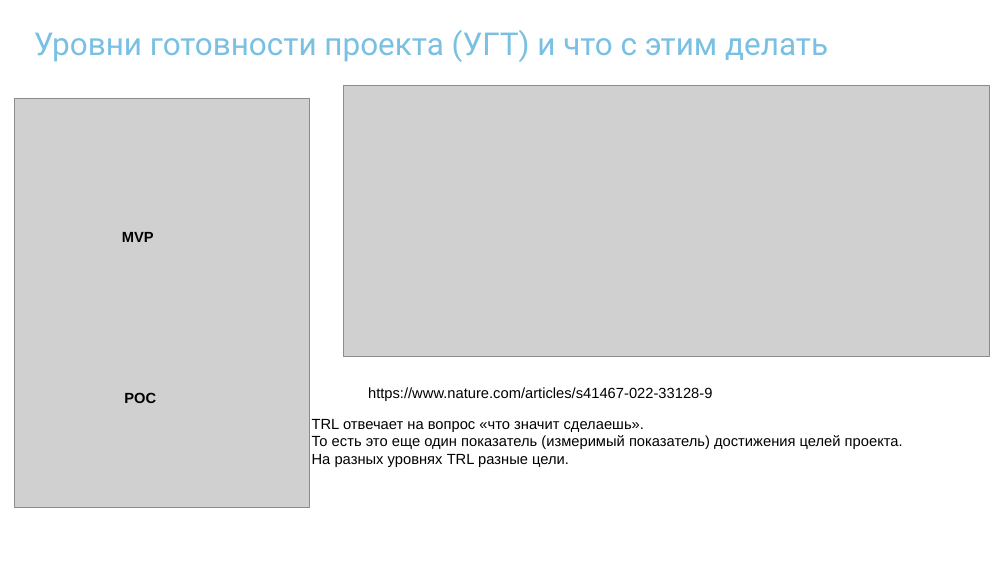
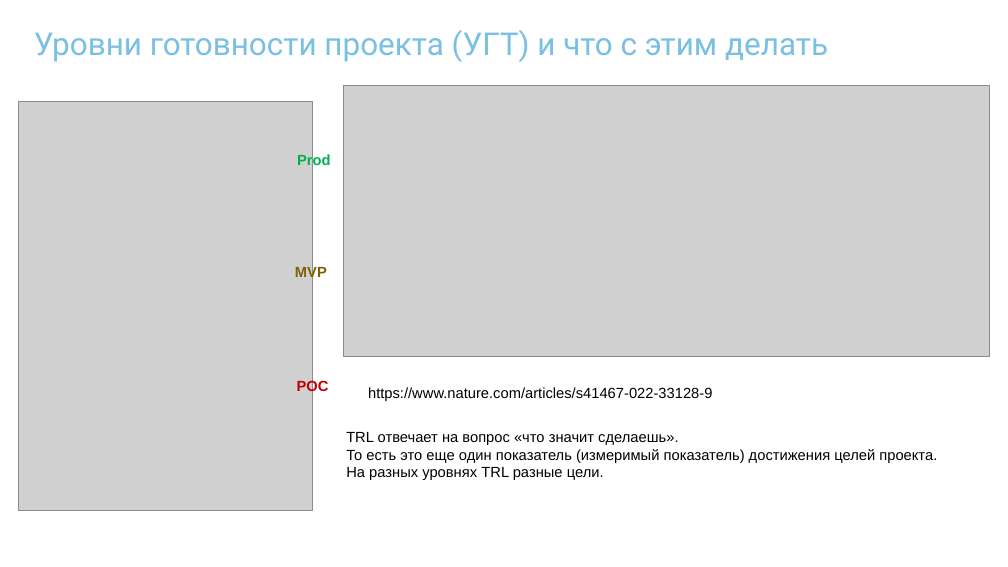
Before and after one commit to MVRonkin/MLSystemDesignCourse, a slide deck: slide 7 of 2024/06_Цели проектов ИИ.pptx. Drawn at 1008x567 pixels with LibreOffice and Linux fonts; fonts in the diff are those of the drawing; grey boxes stand for pictures. Boxes give left, top, right and bottom in pixels: in the first picture for what was removed or moved away, otherwise in the second. Text is boxed around its words. In the diff, an @@ line names an element or a change of style, - is before the commit and + after.

```diff
--- a/2024/06_Цели проектов ИИ.pptx
+++ b/2024/06_Цели проектов ИИ.pptx
@@ picture: place and size @@
-picture at (14,98,309,507)
+picture at (18,101,313,510)
@@ text added at (297,153,330,168), 14 pt, text #00B050, bold @@
+Prod
@@ text "MVP": place and size @@
-text "MVP" at (122,232,154,242)
+text "MVP" at (295,266,327,281)
@@ text "MVP" at (295,266,327,281): text colour #000000 to #806000 @@
@@ text "POC": place and size @@
-text "POC" at (124,392,156,403)
+text "POC" at (297,379,329,394)
@@ text "POC" at (297,379,329,394): text colour #000000 to #C00000 @@
@@ text "TRL отвечает на вопрос «что ...": place and size @@
-text "TRL отвечает на вопрос «что ..." at (312,419,903,467)
+text "TRL отвечает на вопрос «что ..." at (346,432,937,480)
```
Also in this commit, not shown: 7 other slides changed, 25 other files.
